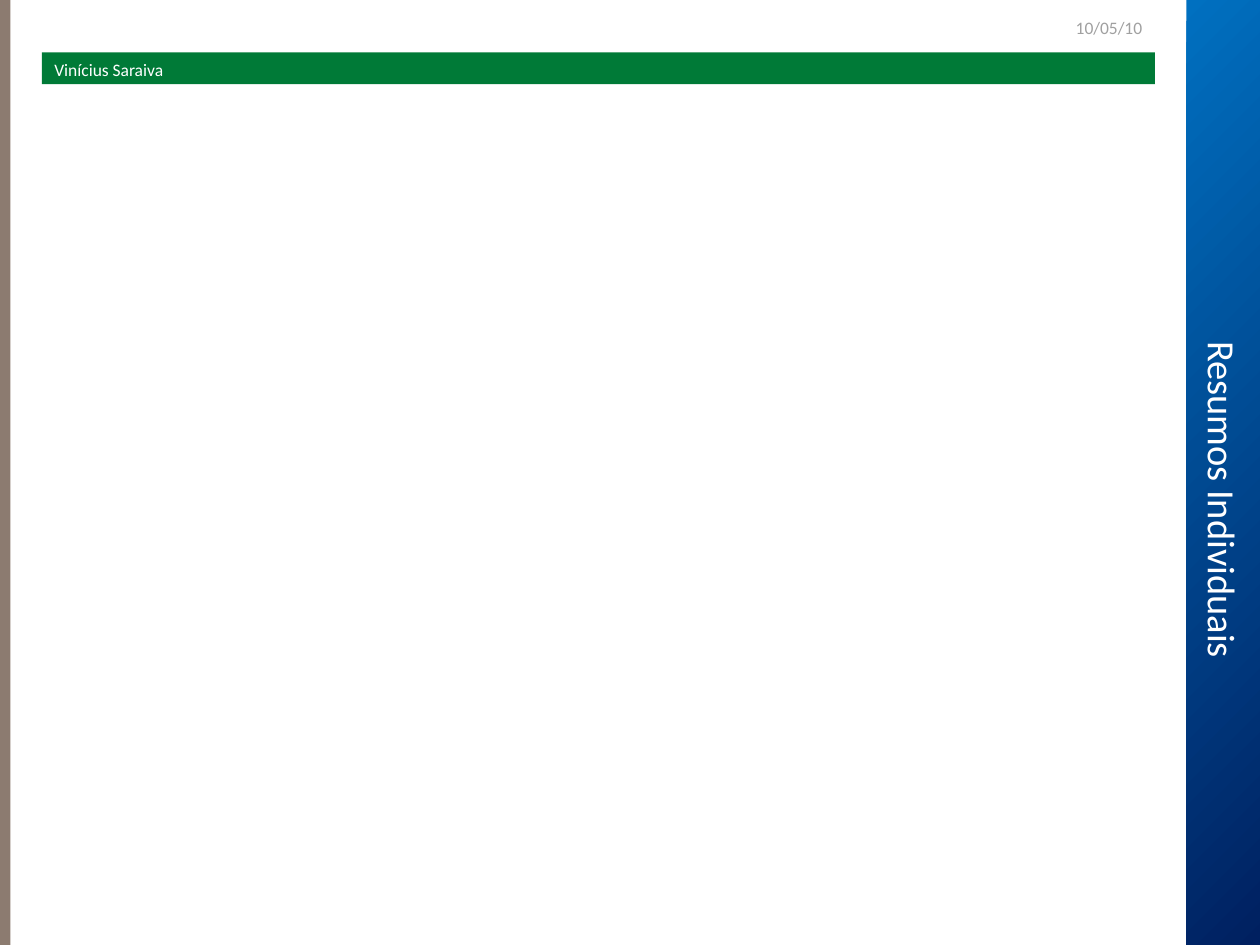
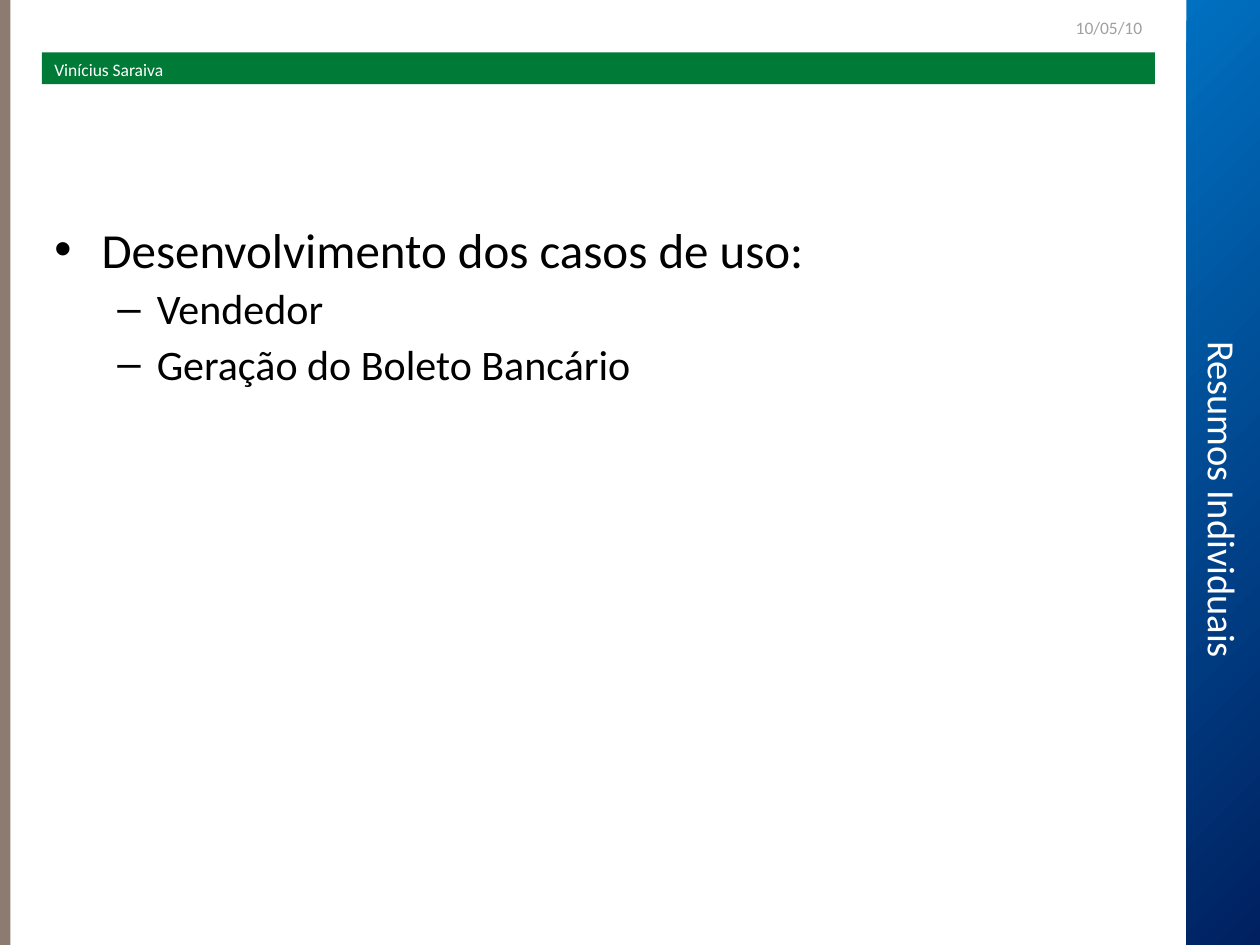
Before and after one commit to robsonmrsp/tcc-fbv-poscomp5-fabrica2, a slide deck: slide 21 of sisa/Seminário/Apresentação.ppt (slide 20 before the commit). Drawn at 1260x945 pixels with LibreOffice and Linux fonts; fonts in the diff are those of the drawing; background and template pictures are left out. Boxes give left, top, right and bottom in pixels: in the first picture for what was removed or moved away, otherwise in the second. Text is boxed around its words. In the diff, an @@ line names an element or a change of style, - is before the commit and + after.

```diff
--- a/sisa/Seminário/Apresentação.ppt
+++ b/sisa/Seminário/Apresentação.ppt
@@ text added at <box>102,234,804,387</box>, 24 pt, text #000000 @@
+• Desenvolvimento dos casos de uso:
+  – Vendedor
+  – Geração do Boleto Bancário
```
Also in this commit, not shown: 4 other slides changed, 2 slides added.
